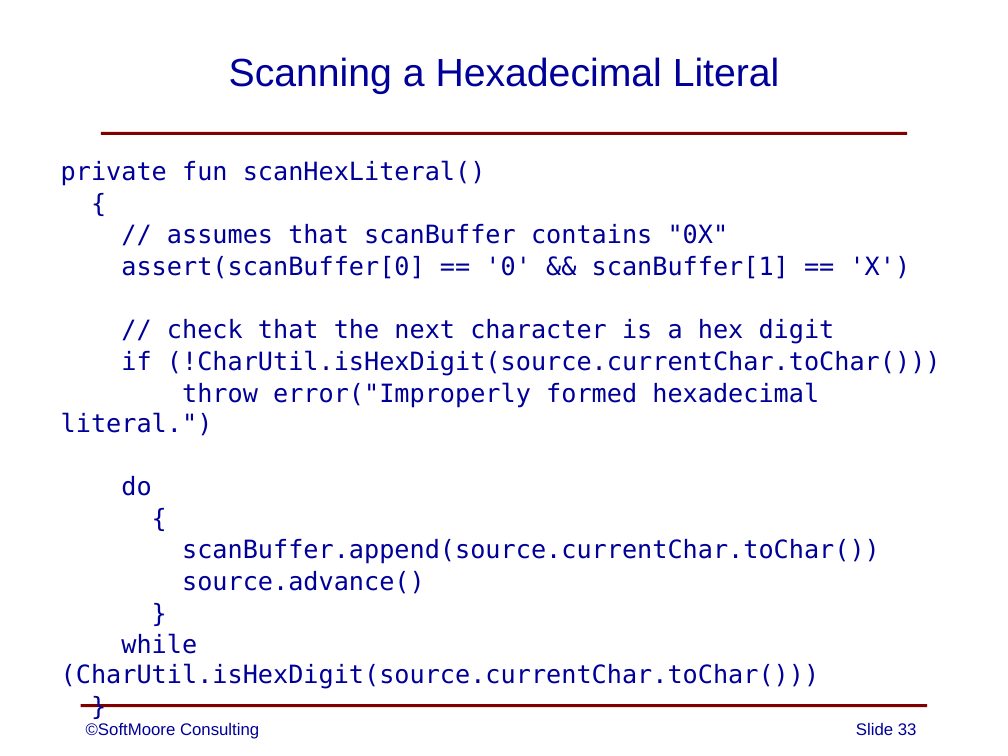
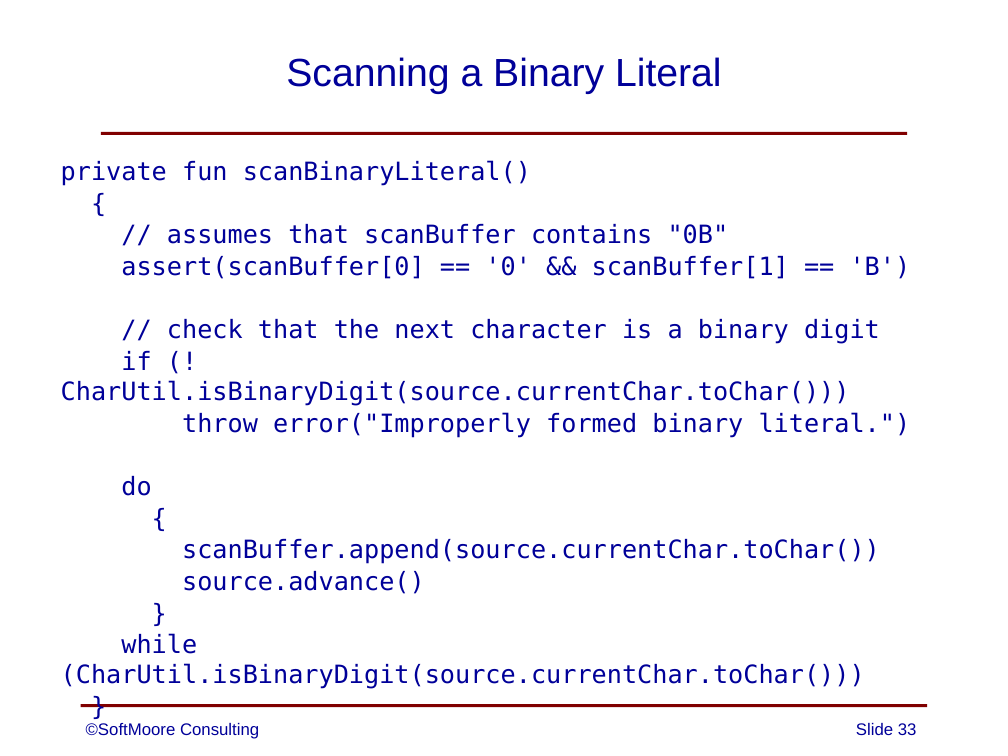
Before and after one commit to SoftMoore/CPRL-Kt-3rd, a slide deck: slide 33 of PowerPoints/05 - Lexical Analysis.pptx. Drawn at 1008x756 pixels with LibreOffice and Linux fonts; fonts in the diff are those of the drawing. Boxes give left, top, right and bottom in pixels: in the first picture for what was removed or moved away, otherwise in the second. Text is boxed around its words. In the diff, an @@ line names an element or a change of style, - is before the commit and + after.

Commit message:
modifications to a couple of PowerPoint slides

```diff
--- a/PowerPoints/05 - Lexical Analysis.pptx
+++ b/PowerPoints/05 - Lexical Analysis.pptx
@@ title at <box>286,57,722,94</box>: text changed @@
-Scanning a Hexadecimal Literal
+Scanning a Binary Literal
@@ text at <box>61,160,531,186</box>: text changed @@
-private fun scanHexLiteral()
+private fun scanBinaryLiteral()
@@ text at <box>61,224,911,438</box>: text changed @@
-// assumes that scanBuffer contains "0X"
-assert(scanBuffer[0] == '0' && scanBuffer[1] == 'X')
-// check that the next character is a hex digit
-if (!CharUtil.isHexDigit(source.currentChar.toChar()))
-throw error("Improperly formed hexadecimal literal.")
+// assumes that scanBuffer contains "0B"
+assert(scanBuffer[0] == '0' && scanBuffer[1] == 'B')
+// check that the next character is a binary digit
+if (!CharUtil.isBinaryDigit(source.currentChar.toChar()))
+throw error("Improperly formed binary literal.")
@@ text at <box>61,633,865,689</box>: text changed @@
-while (CharUtil.isHexDigit(source.currentChar.toChar()))
+while (CharUtil.isBinaryDigit(source.currentChar.toChar()))
```
